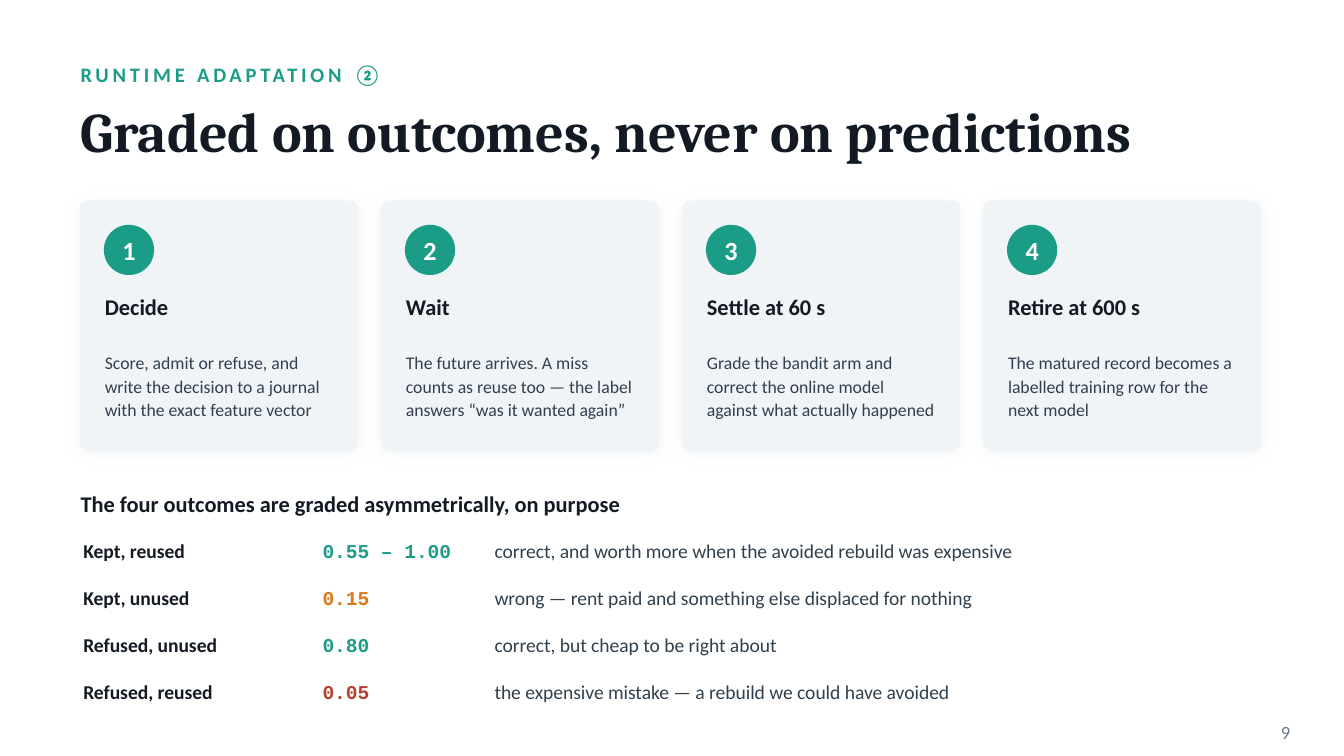
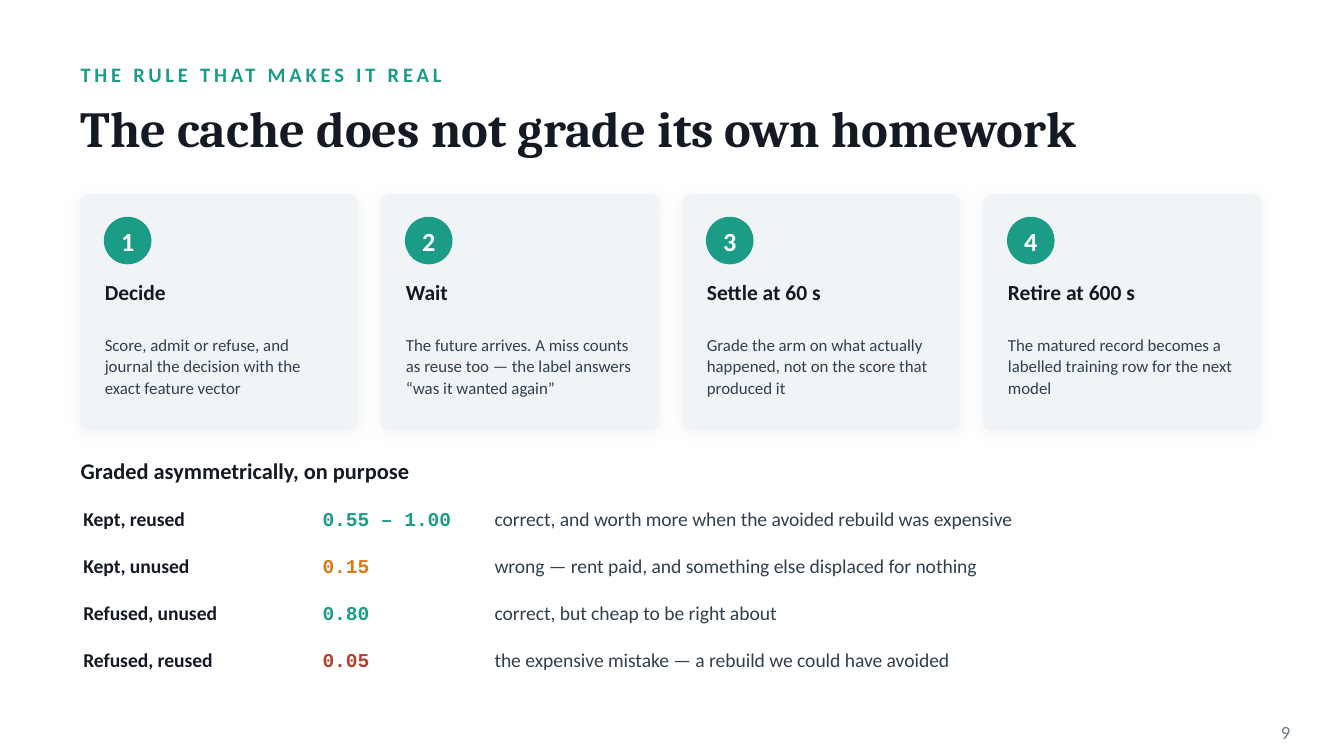
Before and after one commit to officialayush23/VH26-KalaDhua, a slide deck: slide 10 of docs/AURA.pptx. Drawn at 1344x756 pixels with LibreOffice and Linux fonts; fonts in the diff are those of the drawing. Boxes give left, top, right and bottom in pixels: in the first picture for what was removed or moved away, otherwise in the second. Text is boxed around its words. In the diff, an @@ line names an element or a change of style, - is before the commit and + after.

```diff
--- a/docs/AURA.pptx
+++ b/docs/AURA.pptx
@@ text at [81,112,167,148]: text changed @@
-RUNTIME ADAPTATION ②
+THE RULE THAT MAKES IT REAL
@@ text at [177,112,1075,158]: text changed; size 30 to 27 pt @@
-Graded on outcomes, never on predictions
+The cache does not grade its own homework
@@ rounded rectangle: place and size @@
-rounded rectangle at [81,202,358,450]
+rounded rectangle at [81,195,358,430]
@@ rounded rectangle: place and size @@
-rounded rectangle at [382,202,659,450]
+rounded rectangle at [382,195,659,430]
@@ rounded rectangle: place and size @@
-rounded rectangle at [683,202,960,450]
+rounded rectangle at [683,195,960,430]
@@ proportions changed in 4 elements at [81,195,358,430], [382,195,659,430], [683,195,960,430], [984,195,1261,430] @@
@@ rounded rectangle: place and size @@
-rounded rectangle at [984,202,1261,450]
+rounded rectangle at [984,195,1261,430]
@@ 4 texts, 4 ellipses: place and size @@
-4 texts, 4 ellipses at [105,226,1056,274]
+4 texts, 4 ellipses at [105,218,1054,263]
@@ text "Decide": place and size @@
-text "Decide" at [105,299,168,315]
+text "Decide" at [105,285,166,300]
@@ text "Wait": place and size @@
-text "Wait" at [406,299,450,315]
+text "Wait" at [406,285,448,300]
@@ text "Settle at 60 s": place and size @@
-text "Settle at 60 s" at [707,299,825,315]
+text "Settle at 60 s" at [707,285,821,300]
@@ size 12 to 11.5 pt in 4 elements at [105,285,166,300], [707,285,821,300], [406,285,448,300], [1008,285,1135,300] @@
@@ text "Retire at 600 s": place and size @@
-text "Retire at 600 s" at [1008,299,1140,315]
+text "Retire at 600 s" at [1008,285,1135,300]
@@ text "The future arrives. A miss ...": place and size @@
-text "The future arrives. A miss ..." at [406,356,632,419]
+text "The future arrives. A miss ..." at [406,339,631,397]
@@ text "The future arrives. A miss ..." at [406,339,631,397]: size 9.5 to 9 pt; line spacing 12.5pt to 11.5pt @@
@@ text "The matured record becomes a ..." at [1008,339,1232,394]: size 9.5 to 9 pt; line spacing 12.5pt to 11.5pt @@
@@ text "The matured record becomes a ...": place and size @@
-text "The matured record becomes a ..." at [1008,356,1231,416]
+text "The matured record becomes a ..." at [1008,339,1232,394]
@@ text at [105,339,301,394]: text changed; size 9.5 to 9 pt @@
-Score, admit or refuse, and write the decision to a journal with the exact feature vector
+Score, admit or refuse, and journal the decision with the exact feature vector
@@ text at [707,339,927,397]: text changed; size 9.5 to 9 pt @@
-Grade the bandit arm and correct the online model against what actually happened
+Grade the arm on what actually happened, not on the score that produced it
@@ text at [81,463,409,483]: text changed @@
-The four outcomes are graded asymmetrically, on purpose
+Graded asymmetrically, on purpose
@@ text at [495,559,977,577]: text changed @@
-wrong — rent paid and something else displaced for nothing
+wrong — rent paid, and something else displaced for nothing
@@ 11 texts: place and size @@
-11 texts at [83,544,1012,702]
+11 texts at [83,512,1012,670]
```
Also in this commit, not shown: 6 other slides changed, 12 slides added, 15 slides removed, 6 other files.
